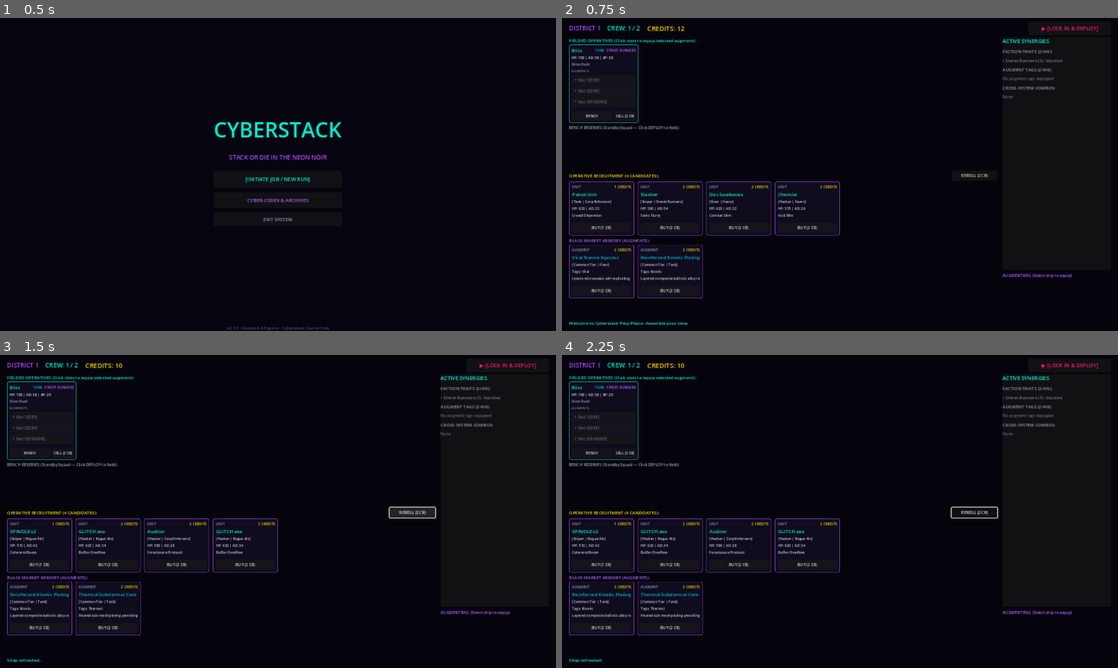
Above: before the commit, frames 1-4 (two rows, left to right).
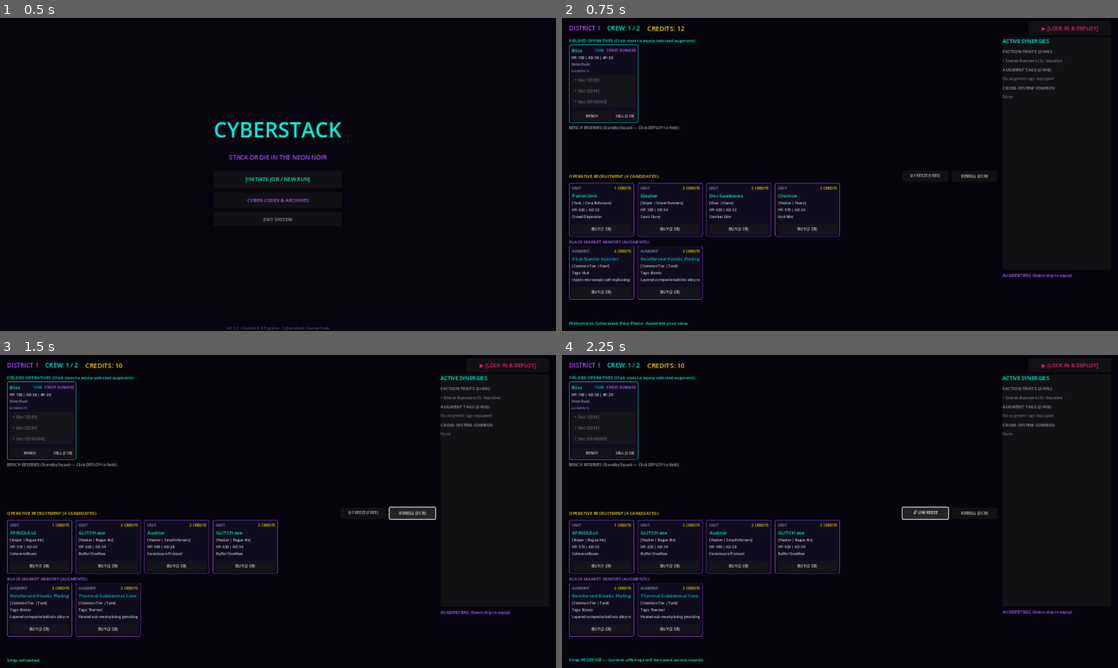
Above: after the commit, the same moments.

Repository: TheStickface/Cyberstack
Game: Godot game, scene res://src/ui/screens/Main.tscn
Two runs of this game, one before a commit and one after it. Both use one fixed random seed, a clock stepped at 60 frames per second and the inputs below.
Inputs (mouse positions are in pixels of both pictures, inside the frame that each line leads up to):
- Up to frame 1 (0.5 s): no input
- Up to frame 2 (0.75 s): click "[INITIATE JOB / NEW RUN]" at 0.5 s
- Up to frame 3 (1.5 s): click "REROLL (2 CR)" at 1.25 s
- Up to frame 4 (2.25 s): click (923, 514) at 2 s, where only the run after the commit has a clickable "🔒 FREEZE (FREE)"

Frame 1 is identical in both runs. In frame 2, 2.8% of the frame differs, in the area x 1-77%, y 49-90%; in frame 3, 3.0%; in frame 4, 3.6%, in the area x 1-92%, y 48-99%.

Commit message:
feat(economy): dynamic shop freeze and lock mechanic with keyboard hotkeys and unit tests

Diff:
--- a/src/systems/ShopManager.gd
+++ b/src/systems/ShopManager.gd
@@ -7,12 +7,20 @@
 
 var gold: int = Constants.DEFAULT_STARTING_GOLD
 var current_district: int = 1
+var is_locked: bool = false
 var unit_slots: Array[Dictionary] = [] # Array of 4 (expandable to 6) pure operative slots
 var augment_slots: Array[Dictionary] = [] # Array of 2 (expandable to 5) pure augment slots
 var shop_slots: Array[Dictionary] = [] # Unified array [unit_slots + augment_slots]
 
 func _init(p_starting_gold: int = Constants.DEFAULT_STARTING_GOLD) -> void:
 	gold = p_starting_gold
+
+func toggle_lock() -> bool:
+	is_locked = !is_locked
+	return is_locked
+
+func set_locked(locked: bool) -> void:
+	is_locked = locked
 
 func add_gold(amount: int) -> void:
 	if amount <= 0:
@@ -43,7 +51,12 @@
 		"new_balance": gold
 	}
 
-func generate_shop_offerings(district_id: int = 1, repo_instance: Object = null, num_crew: int = Constants.DEFAULT_CREW_SHOP_SLOTS, num_augments: int = Constants.DEFAULT_AUGMENT_SHOP_SLOTS) -> Array[Dictionary]:
+func generate_shop_offerings(district_id: int = 1, repo_instance: Object = null, num_crew: int = Constants.DEFAULT_CREW_SHOP_SLOTS, num_augments: int = Constants.DEFAULT_AUGMENT_SHOP_SLOTS, force_refresh: bool = false) -> Array[Dictionary]:
+	if is_locked and not force_refresh and not unit_slots.is_empty():
+		current_district = district_id
+		is_locked = false # Consumed for this round transition
+		return shop_slots
+
 	current_district = district_id
 	var repo = repo_instance if repo_instance != null else _get_default_repo()
 	var aug_odds = Constants.DISTRICT_SHOP_ODDS.get(district_id, Constants.DISTRICT_SHOP_ODDS[1])
@@ -122,7 +135,8 @@
 		if not spend_gold(Constants.BASE_REROLL_COST):
 			return false
 
-	generate_shop_offerings(current_district, repo_instance)
+	is_locked = false
+	generate_shop_offerings(current_district, repo_instance, Constants.DEFAULT_CREW_SHOP_SLOTS, Constants.DEFAULT_AUGMENT_SHOP_SLOTS, true)
 	return true
 
 func buy_unit_slot(slot_index: int, crew_mgr: Object) -> Dictionary:
--- a/src/ui/screens/PrepScreen.gd
+++ b/src/ui/screens/PrepScreen.gd
@@ -25,6 +25,7 @@
 @onready var bench_container: HBoxContainer = $Margin/VBox/MainBody/BoardArea/BenchSection/BenchScroll/BenchContainer
 @onready var crew_shop_container: HBoxContainer = $Margin/VBox/MainBody/BoardArea/CrewShop/CrewShopScroll/CrewShopContainer
 @onready var augment_shop_container: HBoxContainer = $Margin/VBox/MainBody/BoardArea/AugmentShop/AugmentShopScroll/AugmentShopContainer
+@onready var freeze_btn: Button = $Margin/VBox/MainBody/BoardArea/CrewShop/CrewShopHeader/FreezeBtn
 @onready var reroll_btn: Button = $Margin/VBox/MainBody/BoardArea/CrewShop/CrewShopHeader/RerollBtn
 
 @onready var synergy_hud: SynergyTrackerHUD = $Margin/VBox/MainBody/Sidebar/SynergyTrackerHUD
@@ -138,9 +139,33 @@
 			card.setup(i, slot_data, shop_mgr.gold)
 			card.buy_requested.connect(_on_augment_buy_requested)
 
+	if freeze_btn:
+		if shop_mgr.is_locked:
+			freeze_btn.text = "🔓 UNFREEZE"
+			freeze_btn.add_theme_color_override("font_color", Color(0.2, 1.0, 0.85))
+		else:
+			freeze_btn.text = "🔒 FREEZE (FREE)"
+			freeze_btn.add_theme_color_override("font_color", Color(0.7, 0.7, 0.85))
+
 	if reroll_btn:
 		reroll_btn.text = "REROLL (%s)" % Constants.format_currency(Constants.BASE_REROLL_COST, true)
 		reroll_btn.disabled = (shop_mgr.gold < Constants.BASE_REROLL_COST)
+
+func _input(event: InputEvent) -> void:
+	if event is InputEventKey and event.pressed and not event.echo:
+		if event.keycode == KEY_F:
+			_on_freeze_pressed()
+		elif event.keycode == KEY_D:
+			_on_reroll_pressed()
+
+func _on_freeze_pressed() -> void:
+	var locked = shop_mgr.toggle_lock()
+	if locked:
+		_set_status("Shop FROZEN 🔒 — Current offerings will be saved across rounds.", false)
+	else:
+		_set_status("Shop UNLOCKED 🔓 — Offerings will auto-refresh on next round.", false)
+	AudioManager.play_ui_click()
+	_refresh_shop()
 
 func _refresh_synergies() -> void:
 	if synergy_hud:
--- a/src/ui/screens/PrepScreen.tscn
+++ b/src/ui/screens/PrepScreen.tscn
@@ -128,6 +128,7 @@
 
 [node name="CrewShopHeader" type="HBoxContainer" parent="Margin/VBox/MainBody/BoardArea/CrewShop"]
 layout_mode = 2
+theme_override_constants/separation = 8
 
 [node name="Label" type="Label" parent="Margin/VBox/MainBody/BoardArea/CrewShop/CrewShopHeader"]
 layout_mode = 2
@@ -135,6 +136,12 @@
 theme_override_colors/font_color = Color(1, 0.85, 0, 1)
 theme_override_font_sizes/font_size = 10
 text = "OPERATIVE RECRUITMENT (4 CANDIDATES):"
+
+[node name="FreezeBtn" type="Button" parent="Margin/VBox/MainBody/BoardArea/CrewShop/CrewShopHeader"]
+custom_minimum_size = Vector2(105, 20)
+layout_mode = 2
+theme_override_font_sizes/font_size = 9
+text = "🔒 FREEZE SHOP"
 
 [node name="RerollBtn" type="Button" parent="Margin/VBox/MainBody/BoardArea/CrewShop/CrewShopHeader"]
 custom_minimum_size = Vector2(105, 20)
@@ -219,4 +226,5 @@
 text = "Welcome to Cyberstack Prep Phase. Assemble your crew."
 
 [connection signal="pressed" from="Margin/VBox/TopBar/LockInBtn" to="." method="_on_lock_in_pressed"]
+[connection signal="pressed" from="Margin/VBox/MainBody/BoardArea/CrewShop/CrewShopHeader/FreezeBtn" to="." method="_on_freeze_pressed"]
 [connection signal="pressed" from="Margin/VBox/MainBody/BoardArea/CrewShop/CrewShopHeader/RerollBtn" to="." method="_on_reroll_pressed"]
--- a/tests/test_shop_manager.gd
+++ b/tests/test_shop_manager.gd
@@ -129,3 +129,34 @@
 		return {"passed": false, "message": "Augment inventory should be empty after selling augment", "assertions": 13}
 
 	return {"passed": true, "assertions": 13}
+
+func test_shop_freeze_and_lock() -> Dictionary:
+	var shop = ShopManager.new(20)
+	shop.generate_shop_offerings(1, repo)
+
+	var initial_unit_res = shop.unit_slots[0].get("resource", null)
+	if initial_unit_res == null:
+		return {"passed": false, "message": "Expected valid unit in slot 0", "assertions": 1}
+
+	# 1. Toggle Lock ON
+	var is_locked = shop.toggle_lock()
+	if not is_locked or not shop.is_locked:
+		return {"passed": false, "message": "Shop should be locked after toggle_lock", "assertions": 2}
+
+	# 2. Simulate District round advancement (generate offerings with locked shop)
+	var preserved_slots = shop.generate_shop_offerings(2, repo)
+	var preserved_unit_res = shop.unit_slots[0].get("resource", null)
+	if preserved_unit_res != initial_unit_res:
+		return {"passed": false, "message": "Locked shop should preserve offerings across rounds", "assertions": 3}
+
+	# 3. Verify lock is consumed/auto-unlocked for the subsequent round
+	if shop.is_locked:
+		return {"passed": false, "message": "Lock should be automatically consumed after round transition", "assertions": 4}
+
+	# 4. Manual reroll should force new offerings even if locked
+	shop.toggle_lock()
+	var reroll_ok = shop.reroll_shop(repo)
+	if not reroll_ok or shop.is_locked:
+		return {"passed": false, "message": "Reroll should clear lock state and generate fresh offerings", "assertions": 5}
+
+	return {"passed": true, "assertions": 5}
